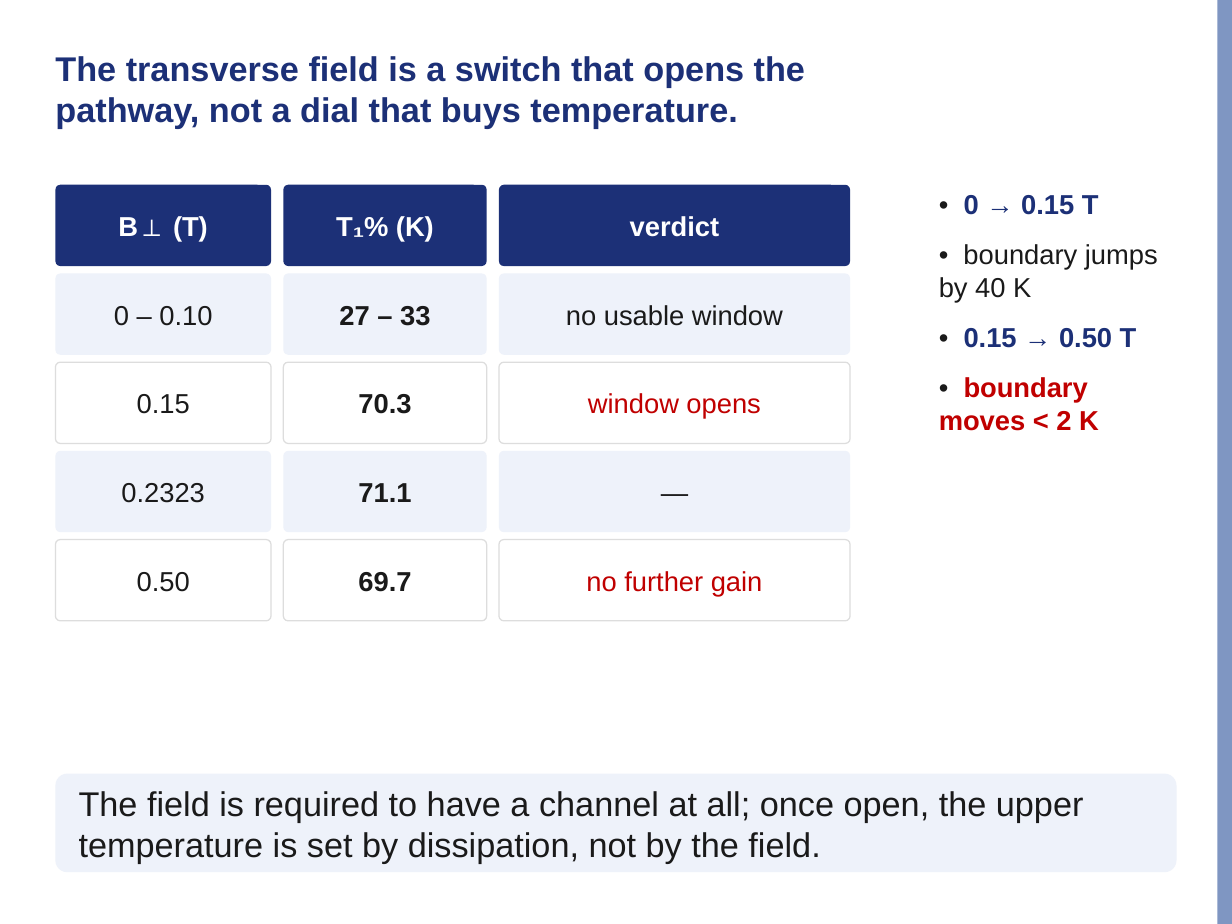
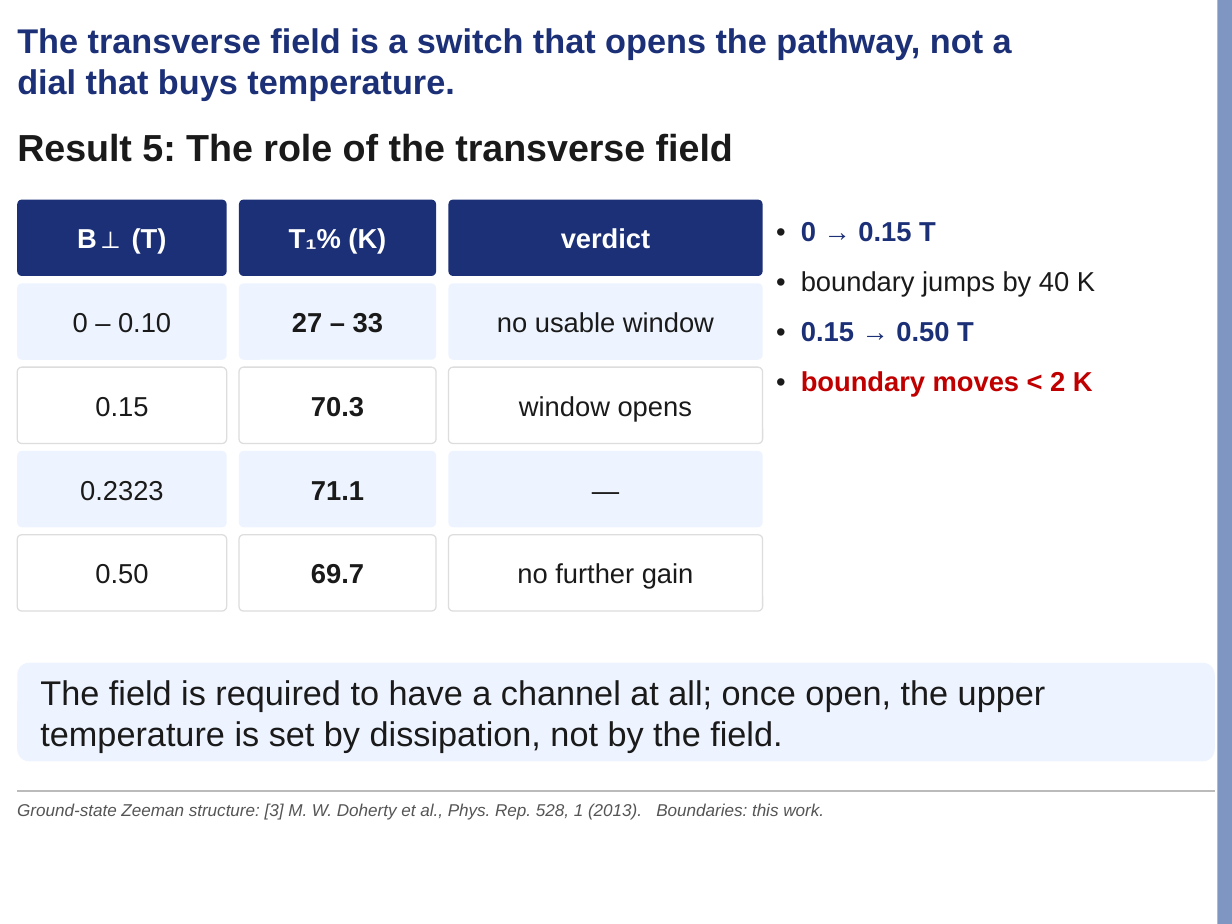
Before and after one commit to Risei412/NV-EIT-space, a slide deck: slide 16 of presentations/lab_seminar/nv_eit_seminar.pptx. Drawn at 1232x924 pixels with LibreOffice and Linux fonts; fonts in the diff are those of the drawing; background and template pictures are left out. Boxes give left, top, right and bottom in pixels: in the first picture for what was removed or moved away, otherwise in the second. Text is boxed around its words. In the diff, an @@ line names an element or a change of style, - is before the commit and + after.

```diff
--- a/presentations/lab_seminar/nv_eit_seminar.pptx
+++ b/presentations/lab_seminar/nv_eit_seminar.pptx
@@ text "The transverse field is a ..." rewrapped from bbox=[55, 56, 805, 129] to bbox=[17, 28, 1012, 101] @@
@@ text added at bbox=[17, 133, 733, 162], 22 pt, text #1A1A1A, bold @@
+Result 5: The role of the transverse field
@@ rounded rectangle "B⊥ (T)": place and size @@
-rounded rectangle "B⊥ (T)" at bbox=[55, 185, 271, 266]
+rounded rectangle "B⊥ (T)" at bbox=[17, 200, 227, 276]
@@ rounded rectangle "T₁% (K)": place and size @@
-rounded rectangle "T₁% (K)" at bbox=[283, 185, 487, 266]
+rounded rectangle "T₁% (K)" at bbox=[239, 200, 436, 276]
@@ rounded rectangle "verdict": place and size @@
-rounded rectangle "verdict" at bbox=[499, 185, 850, 266]
+rounded rectangle "verdict" at bbox=[448, 200, 763, 276]
@@ text "• 0 → 0.15 T" rewrapped from bbox=[939, 195, 1158, 431] to bbox=[801, 222, 1095, 397] @@
@@ rounded rectangle "0 – 0.10": place and size @@
-rounded rectangle "0 – 0.10" at bbox=[55, 274, 271, 355]
+rounded rectangle "0 – 0.10" at bbox=[17, 283, 227, 360]
@@ rounded rectangle "27 – 33": place and size @@
-rounded rectangle "27 – 33" at bbox=[283, 274, 487, 355]
+rounded rectangle "27 – 33" at bbox=[239, 283, 436, 360]
@@ rounded rectangle "no usable window": place and size @@
-rounded rectangle "no usable window" at bbox=[499, 274, 850, 355]
+rounded rectangle "no usable window" at bbox=[448, 283, 763, 360]
@@ rounded rectangle "0.15": place and size @@
-rounded rectangle "0.15" at bbox=[55, 362, 271, 444]
+rounded rectangle "0.15" at bbox=[17, 367, 227, 444]
@@ rounded rectangle "70.3": place and size @@
-rounded rectangle "70.3" at bbox=[283, 362, 487, 444]
+rounded rectangle "70.3" at bbox=[239, 367, 436, 444]
@@ rounded rectangle "window opens": place and size @@
-rounded rectangle "window opens" at bbox=[499, 362, 850, 444]
+rounded rectangle "window opens" at bbox=[448, 367, 763, 444]
@@ rounded rectangle "window opens" at bbox=[448, 367, 763, 444]: text colour #C00000 to #1A1A1A @@
@@ rounded rectangle "0.2323": place and size @@
-rounded rectangle "0.2323" at bbox=[55, 451, 271, 532]
+rounded rectangle "0.2323" at bbox=[17, 451, 227, 527]
@@ rounded rectangle "71.1": place and size @@
-rounded rectangle "71.1" at bbox=[283, 451, 487, 532]
+rounded rectangle "71.1" at bbox=[239, 451, 436, 527]
@@ fill #EEF2FA to #EEF4FF in 7 elements at bbox=[17, 451, 227, 527], bbox=[17, 283, 227, 360], bbox=[239, 451, 436, 527], bbox=[239, 283, 436, 360], bbox=[448, 283, 763, 360], bbox=[17, 663, 1215, 761], bbox=[448, 451, 763, 527] @@
@@ rounded rectangle "—": place and size @@
-rounded rectangle "—" at bbox=[499, 451, 850, 532]
+rounded rectangle "—" at bbox=[448, 451, 763, 527]
@@ rounded rectangle "0.50": place and size @@
-rounded rectangle "0.50" at bbox=[55, 540, 271, 621]
+rounded rectangle "0.50" at bbox=[17, 535, 227, 611]
@@ rounded rectangle "69.7": place and size @@
-rounded rectangle "69.7" at bbox=[283, 540, 487, 621]
+rounded rectangle "69.7" at bbox=[239, 535, 436, 611]
@@ rounded rectangle "no further gain" at bbox=[448, 535, 763, 611]: text colour #C00000 to #1A1A1A @@
@@ rounded rectangle "no further gain": place and size @@
-rounded rectangle "no further gain" at bbox=[499, 540, 850, 621]
+rounded rectangle "no further gain" at bbox=[448, 535, 763, 611]
@@ rounded rectangle "The field is required to ...": place and size @@
-rounded rectangle "The field is required to ..." at bbox=[55, 774, 1177, 872]
+rounded rectangle "The field is required to ..." at bbox=[17, 663, 1215, 761]
@@ line added from (17, 791) to (1215, 791), #BBBBBB 0.75 pt @@
@@ text added at bbox=[17, 803, 824, 820], 10 pt, text #555555, italic @@
+Ground-state Zeeman structure: [3] M. W. Doherty et al., Phys. Rep. 528, 1 (2013). Boundaries: this work.
```
Also in this commit, not shown: 20 other slides changed, 1 slide added, 1 slide removed, 13 other files.
